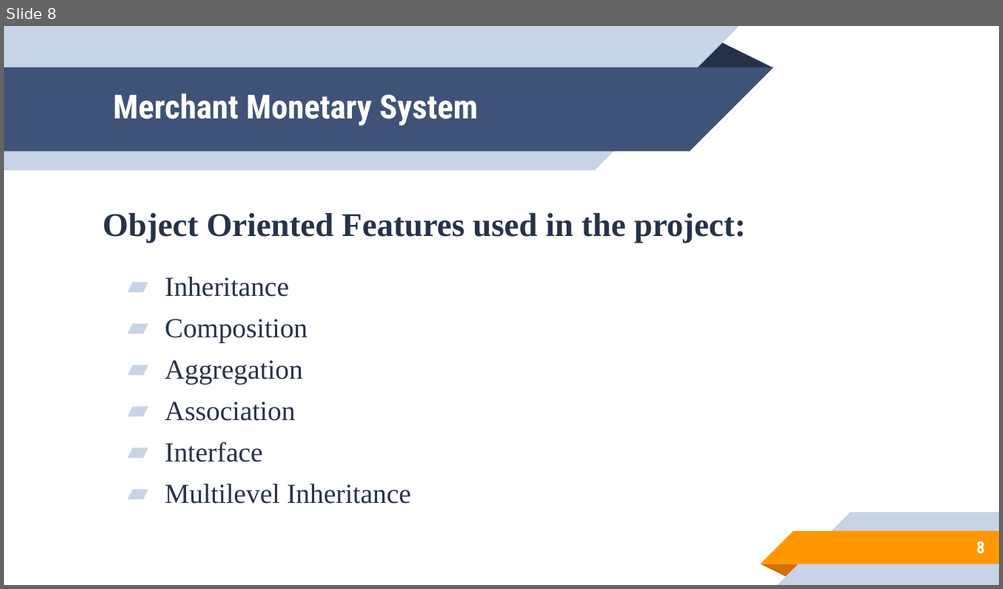
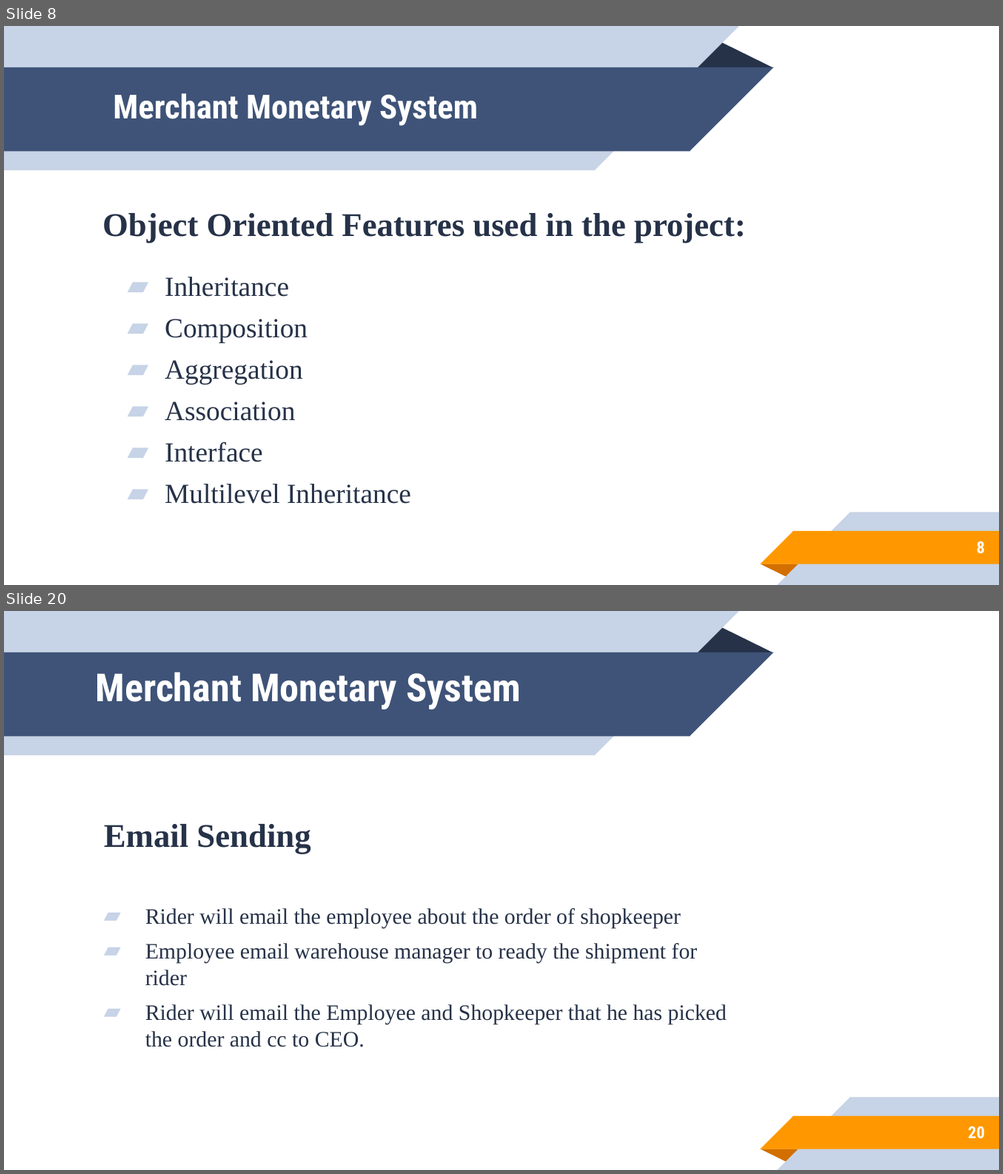
Before and after one commit to hamadhassan/Merchant-Monetary-System, a slide deck: Power Point Slides/PRESENTATION SLIDES.pptx. Shown one above the other, each under a label of ours: slide 8 before the commit, slides 8 and 20 after it; the slides between them are not shown. The pictures are 1003x589 and 1003x1174 pixels, drawn with LibreOffice and Linux fonts; fonts in the diff are those of the drawing. Boxes give left, top, right and bottom in pixels: in the first picture for what was removed or moved away, otherwise in the second. Text is boxed around its words. In the diff, an @@ line names an element or a change of style, - is before the commit and + after.

```diff
--- a/Power Point Slides/PRESENTATION SLIDES.pptx
+++ b/Power Point Slides/PRESENTATION SLIDES.pptx
@@ slide 20 added at (4,611,999,1170), background #FFFFFF; not listed: 10 template elements that a slide beside it also shows @@
@@ title added at (96,672,521,709), 28 pt, text #FFFFFF, bold @@
+Merchant Monetary System
@@ text added at (104,824,726,1048), 16 pt, text #263248 @@
+Email Sending
+▰ Rider will email the employee about the order of shopkeeper
+▰ Employee email warehouse manager to ready the shipment for rider
+▰ Rider will email the Employee and Shopkeeper that he has picked the order and cc to CEO.
@@ page number added at (967,1127,984,1139), 12 pt, text #FFFFFF, bold @@
+20
```
Also in this commit, not shown: 12 slides changed, 2 other slides added, 4 other files.
